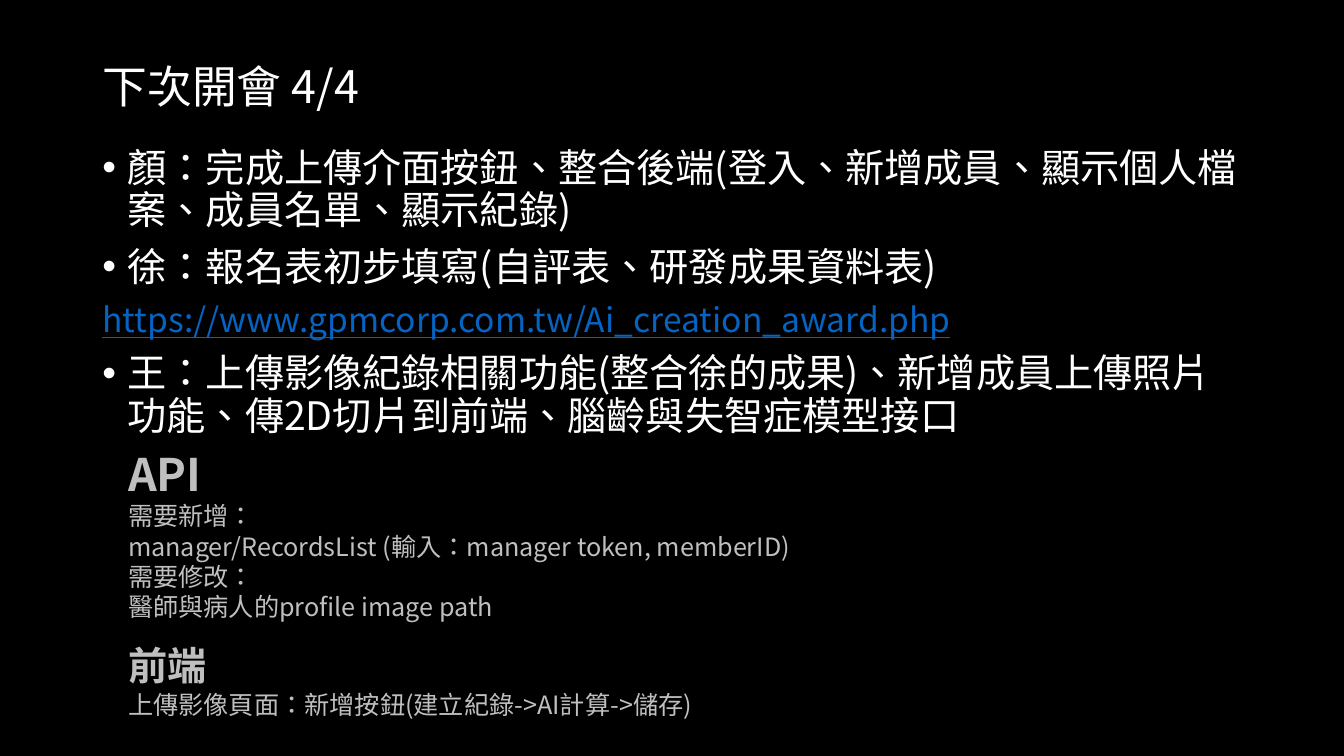
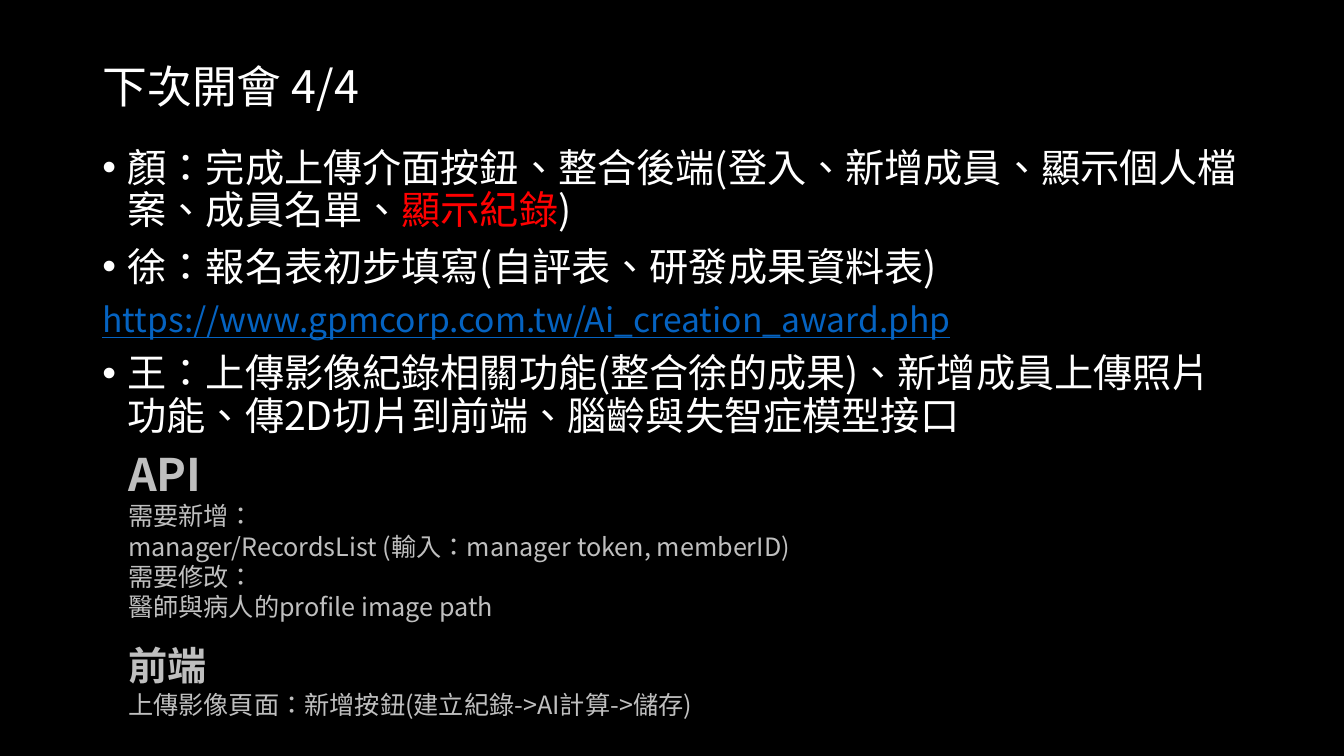
Before and after one commit to 1leo23/Product-packaging, a slide deck: slide 15 of 會議記錄/會議記錄.pptx. Drawn at 1344x756 pixels with LibreOffice and Linux fonts; fonts in the diff are those of the drawing. Boxes give left, top, right and bottom in pixels: in the first picture for what was removed or moved away, otherwise in the second. Text is boxed around its words. In the diff, an @@ line names an element or a change of style, - is before the commit and + after.

```diff
--- a/會議記錄/會議記錄.pptx
+++ b/會議記錄/會議記錄.pptx
@@ text at <box>128,149,1237,232</box>: text colour #FFFFFF to #FF0000 in "顏：完成上傳介面按鈕、整合後端(登入、新增成員、顯示個人檔案、成員名單、顯示紀錄)" @@
```
Also in this commit, not shown: 1 other slide changed, 3 slides added, 2 other files.
